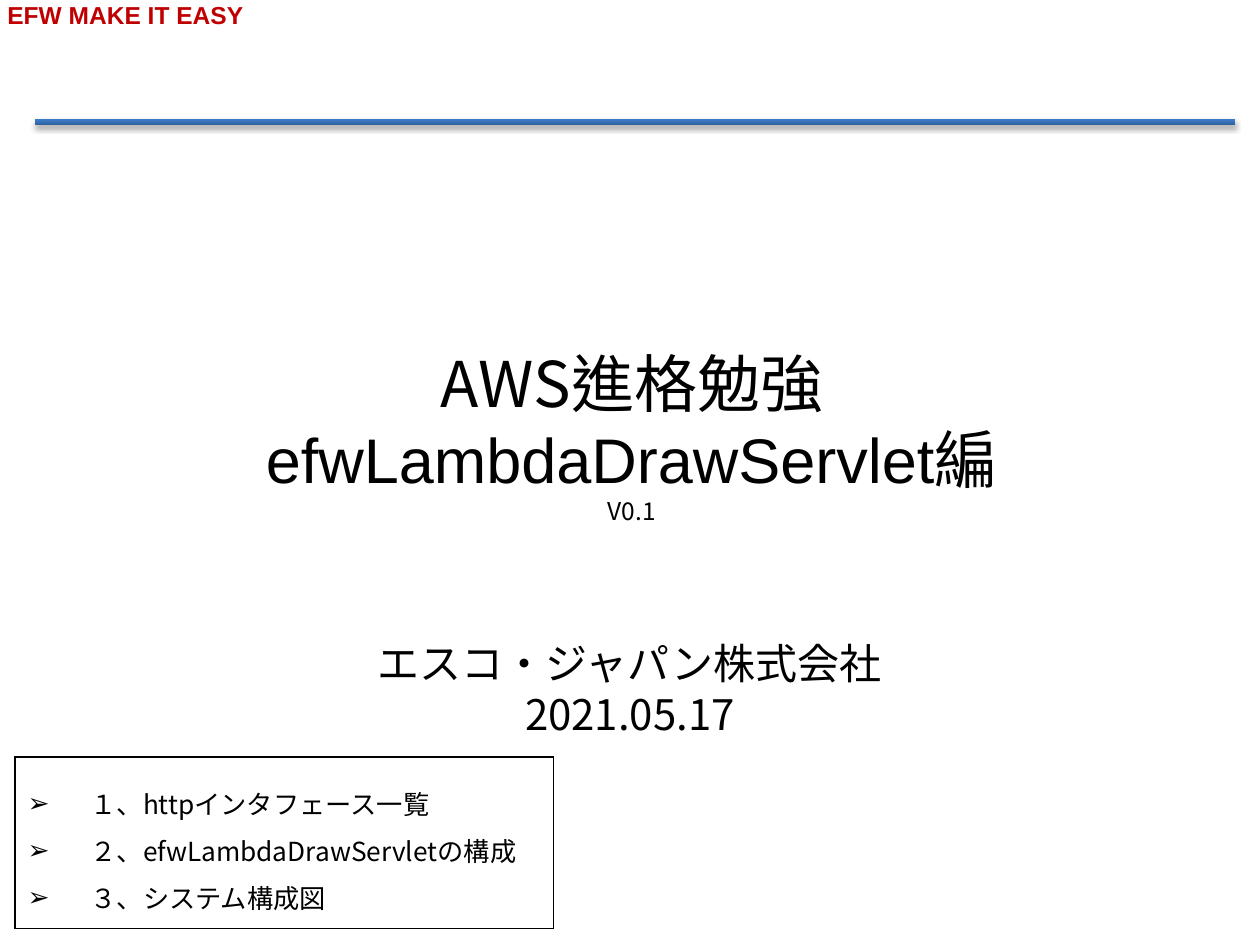
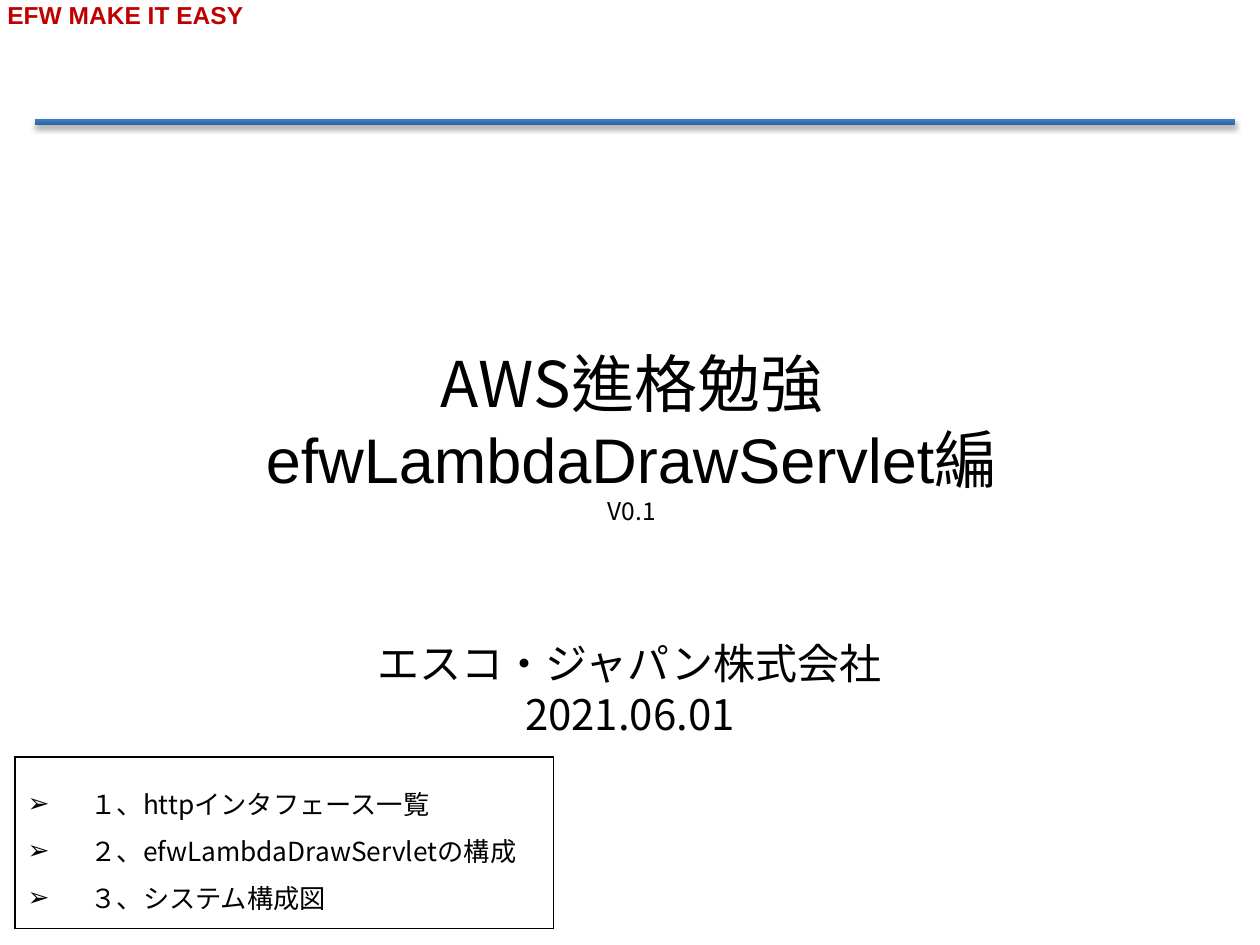
Before and after one commit to efwGrp/efw4_online_ppt, a slide deck: slide 1 of AWS進格勉強efwLambdaDrawServlet編v0.1.pptx. Drawn at 1260x945 pixels with LibreOffice and Linux fonts; fonts in the diff are those of the drawing; background and template pictures are left out. Boxes give left, top, right and bottom in pixels: in the first picture for what was removed or moved away, otherwise in the second. Text is boxed around its words. In the diff, an @@ line names an element or a change of style, - is before the commit and + after.

```diff
--- a/AWS進格勉強efwLambdaDrawServlet編v0.1.pptx
+++ b/AWS進格勉強efwLambdaDrawServlet編v0.1.pptx
@@ text at (525, 698, 735, 731): text changed @@
-2021.05.17
+2021.06.01
```
